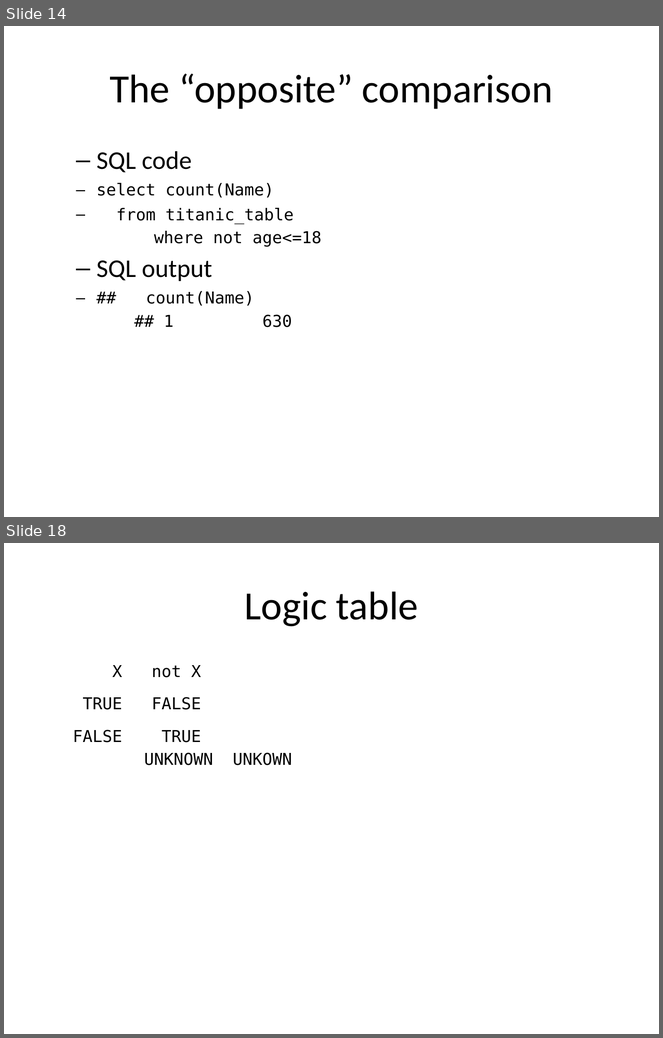
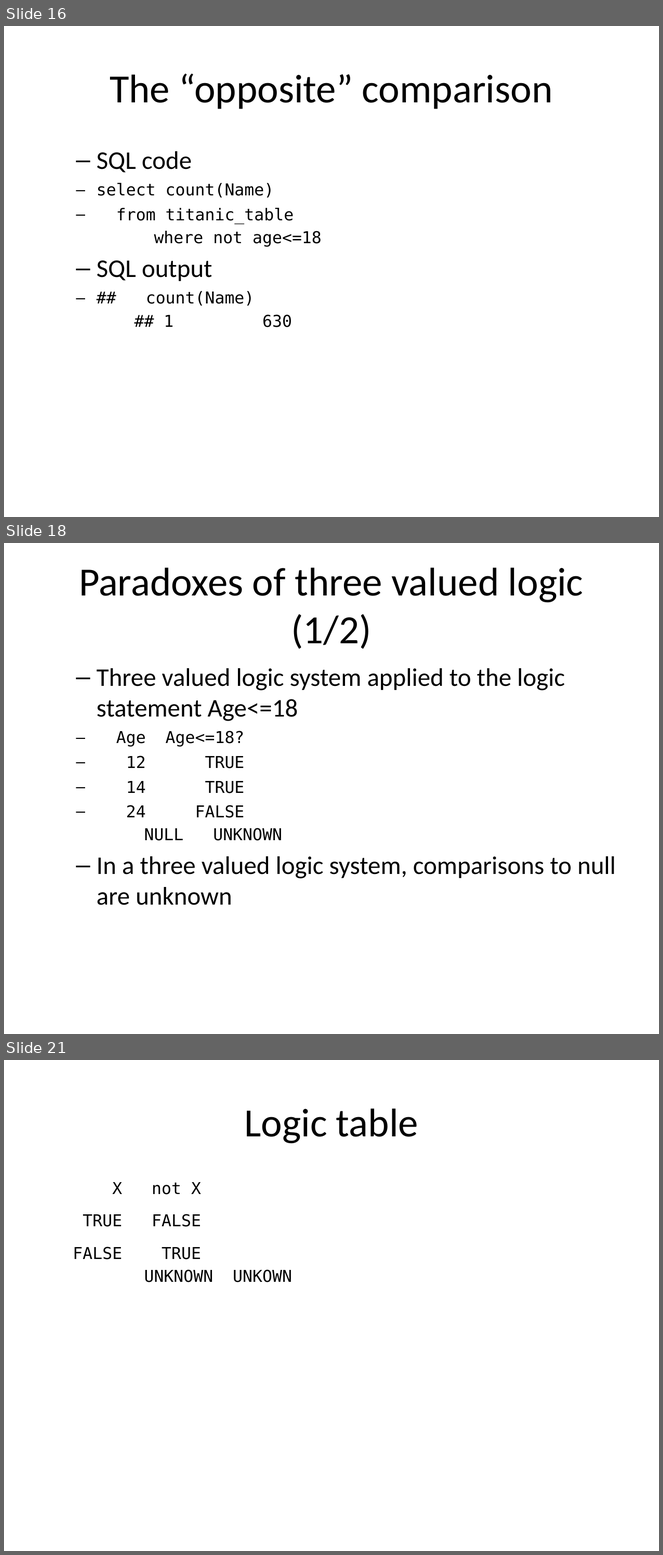
Before and after one commit to pmean/introduction-to-sql, a slide deck: src/null-values.pptx. Shown one above the other, each under a label of ours: slides 14 and 18 before the commit, slides 16, 18 and 21 after it; the slides between them are not shown. The pictures are 663x1038 and 663x1555 pixels, drawn with LibreOffice and Linux fonts; fonts in the diff are those of the drawing. Boxes give left, top, right and bottom in pixels: in the first picture for what was removed or moved away, otherwise in the second. Text is boxed around its words. In the diff, an @@ line names an element or a change of style, - is before the commit and + after.

Commit message:
Split null-values lecture into two parts

```diff
--- a/src/null-values.pptx
+++ b/src/null-values.pptx
@@ slide 18 added at (4,543,659,1034), background #FFFFFF @@
@@ title added at (79,567,584,649), 44 pt, text #000000 @@
+Paradoxes of three valued logic (1/2)
@@ text added at (97,668,616,905), 28 pt, text #000000 @@
+  – Three valued logic system applied to the logic statement Age<=18
+Age Age<=18?
+12 TRUE
+14 TRUE
+24 FALSE
+NULL UNKNOWN
+  – In a three valued logic system, comparisons to null are unknown
@@ what was slide 14 is now slide 16 @@
@@ what was slide 18 is now slide 21 @@
```
Also in this commit, not shown: 8 slides changed, 4 other slides added, 1 other file.
